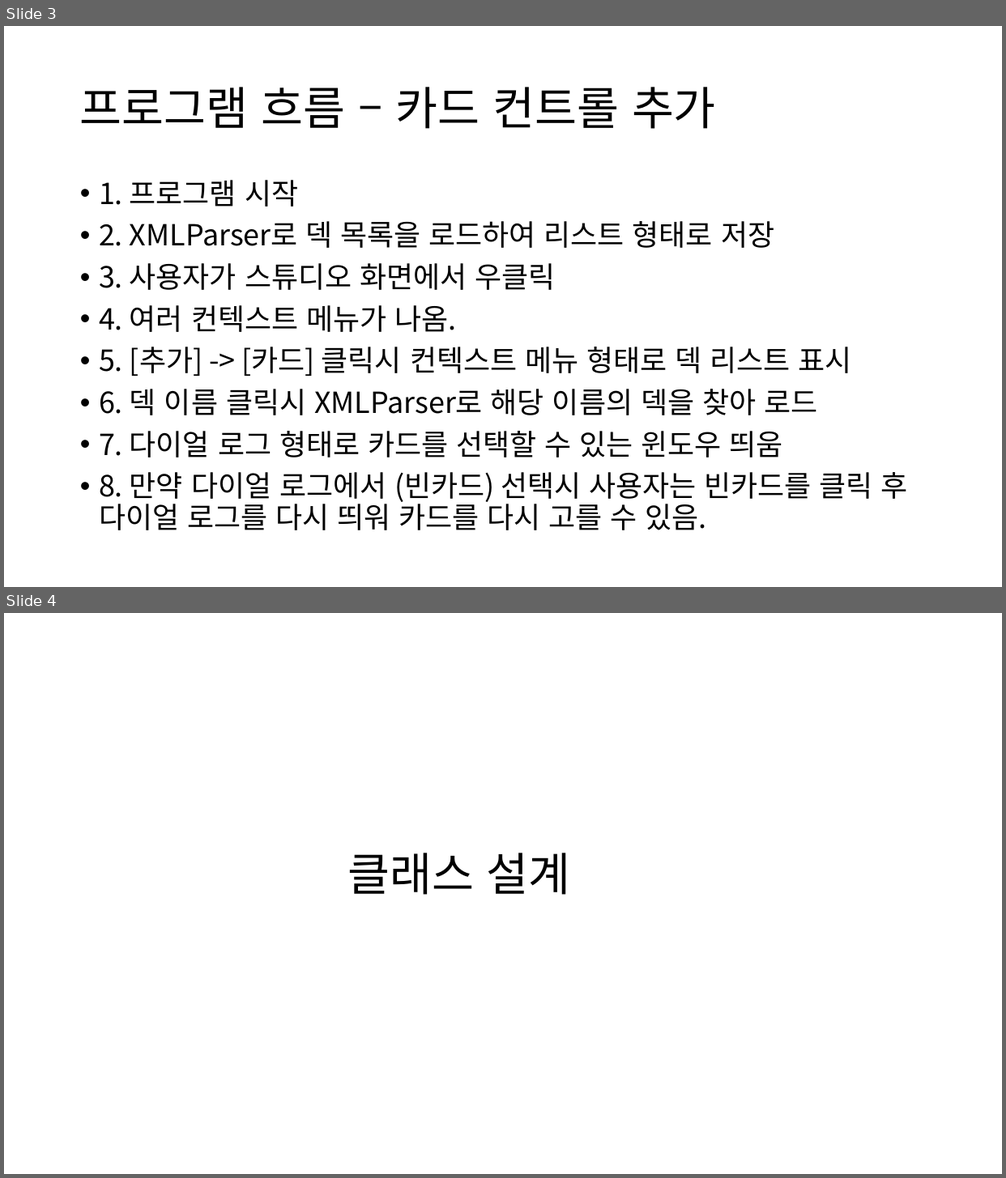
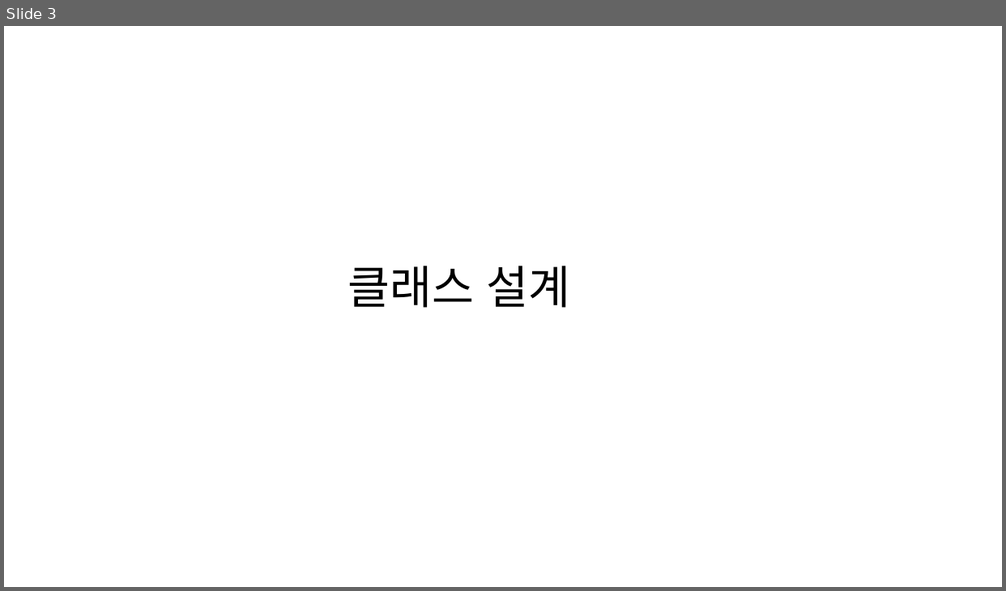
Before and after one commit to poro912/TaroDesktopPrivate, a slide deck: Document/타로 상세 설계서.pptx. Shown one above the other, each under a label of ours: slides 3 and 4 before the commit, slide 3 after it. The pictures are 1006x1178 and 1006x591 pixels, drawn with LibreOffice and Linux fonts; fonts in the diff are those of the drawing. Boxes give left, top, right and bottom in pixels: in the first picture for what was removed or moved away, otherwise in the second. Text is boxed around its words. In the diff, an @@ line names an element or a change of style, - is before the commit and + after.

Commit message:
Revert "폴더 구조 추가 및 상서 설계서 수정"
This reverts commit ebce7d17fbe047e5866f556eb8d5f3d90b09b88a.

```diff
--- a/Document/타로 상세 설계서.pptx
+++ b/Document/타로 상세 설계서.pptx
@@ slide 3 removed at box(4, 26, 1002, 587), background #FFFFFF @@
@@ title removed at box(80, 87, 716, 129) @@
-프로그램 흐름 – 카드 컨트롤 추가
@@ text removed at box(99, 180, 908, 531) @@
-• 1. 프로그램 시작
-• 2. XMLParser로 덱 목록을 로드하여 리스트 형태로 저장
-• 3. 사용자가 스튜디오 화면에서 우클릭
-• 4. 여러 컨텍스트 메뉴가 나옴.
-• 5. [추가] -> [카드] 클릭시 컨텍스트 메뉴 형태로 덱 리스트 표시
-• 6. 덱 이름 클릭시 XMLParser로 해당 이름의 덱을 찾아 로드
-• 7. 다이얼 로그 형태로 카드를 선택할 수 있는 윈도우 띄움
-• 8. 만약 다이얼 로그에서 (빈카드) 선택시 사용자는 빈카드를 클릭 후 다이얼 로그를 다시 띄워 카드를 다시 고를 수 있음.
@@ what was slide 4 is now slide 3 @@
```
Also in this commit, not shown: 4 slides changed, 4 slides added, 11 other slides removed.
